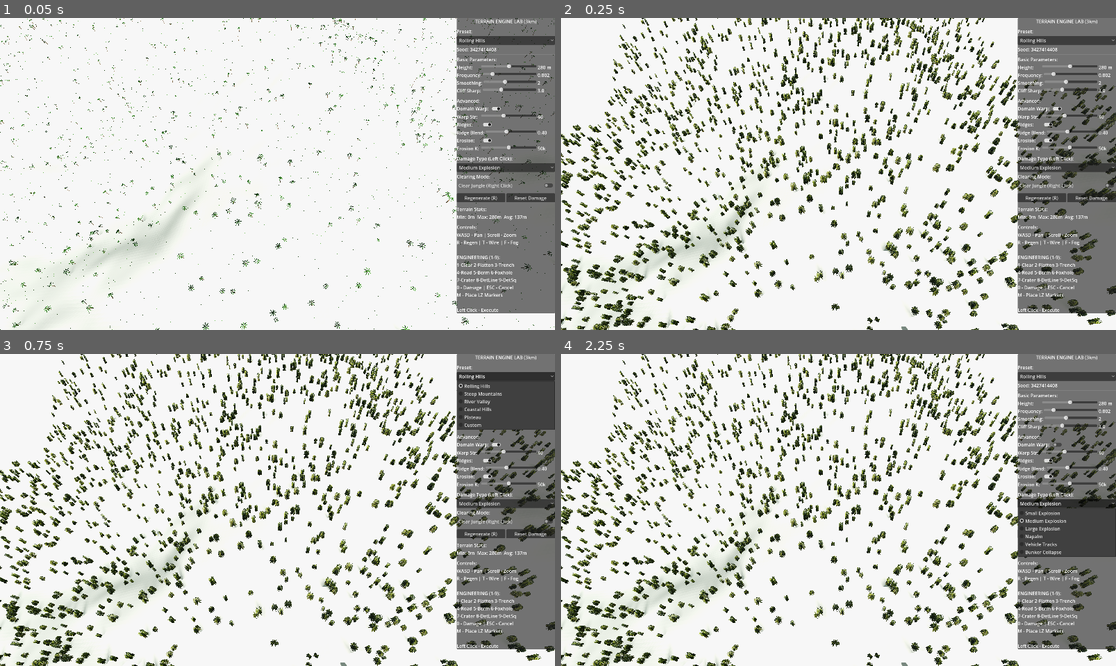
Above: before the commit, frames 1-4 (two rows, left to right).
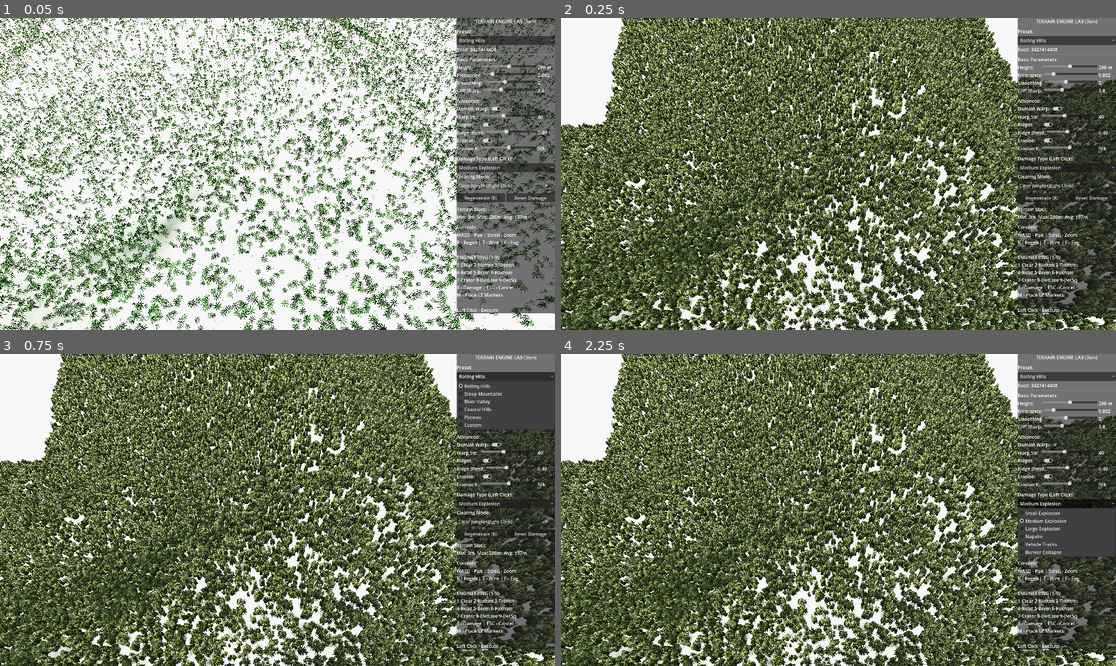
Above: after the commit, the same moments.

Repository: CDickensonGMaker/Terrain-Engine
Game: Godot game, scene res://scenes/terrain_lab.tscn
Same seed, same stepped clock (60 frames per second), same inputs: the game is played once before the commit and once after it.
Inputs (mouse positions are in pixels of both pictures, inside the frame that each line leads up to):
- Up to frame 1 (0.05 s): no input
- Up to frame 2 (0.25 s): no input
- Up to frame 3 (0.75 s): click "Rolling Hills" at 0.5 s
- Up to frame 4 (2.25 s): click (1054, 444) at 1.27 s; click "Medium Explosion" at 2 s

The runs differ from the first frame. In frame 1, 25% of the frame differs, in the area x 0-100%, y 0-100%; in frame 2, 80%; in frame 3, 80%; in frame 4, 78%.

Commit message:
Task 3: Thicker jungle with organic clumping
Restore vegetation density for realistic Vietnam jungle:

vegetation_manager.gd:
- Increase TYPE_PROPS density values across all terrain types
- HEAVY_JUNGLE: 80% chance, 2-4 trees (was 20%, 0-1)
- MEDIUM_JUNGLE: 55% chance, 1-3 trees (was 12%, 0-1)
- LIGHT_JUNGLE: 30% chance, 1-2 trees (was 10%, 0-1)

billboard_vegetation.gd:
- Increase BILLBOARDS_PER_CHUNK from 240 to 6000 (candidate pool)
- Add TIER_ACCEPT dictionary for per-terrain-type acceptance rates
- Add FastNoiseLite density noise for organic thickets/gaps
- Bake accept_roll and clump factor into placement cache
- Modulate acceptance by clump (0.35x-1.65x) for natural variation

Result: ~1500 trees and ~4500 billboards per chunk (was ~70 trees,
~220 billboards). Heavy jungle now reads as impenetrable wall.

Co-Authored-By: Claude Opus 4.5 <noreply@anthropic.com>

Diff:
--- a/vegetation/billboard_vegetation.gd
+++ b/vegetation/billboard_vegetation.gd
@@ -6,7 +6,17 @@
 
 const BILLBOARD_RANGE_MIN := 80.0   # Start showing billboards
 const BILLBOARD_RANGE_MAX := 800.0  # Stop showing billboards (extended range, no fog)
-const BILLBOARDS_PER_CHUNK := 240   # Very high density for thick jungle feeling
+const BILLBOARDS_PER_CHUNK := 6000  # High candidate pool - most filtered by terrain type
+
+# Per-tier acceptance rates for billboards (0=CLEAR to 5=HEAVY_JUNGLE)
+const TIER_ACCEPT := {
+	0: 0.00,  # CLEAR
+	1: 0.00,  # RICE_PADDY
+	2: 0.05,  # GRASSLAND
+	3: 0.35,  # LIGHT_JUNGLE
+	4: 0.70,  # MEDIUM_JUNGLE
+	5: 0.95,  # HEAVY_JUNGLE
+}
 
 # Billboard meshes (trees, bamboo, bushes)
 var _tree_meshes: Array[ArrayMesh] = []
@@ -36,12 +46,21 @@
 # Chunk size
 var _chunk_size: float = 256.0
 
+# Density noise for organic clumping
+var _density_noise: FastNoiseLite
+
 # Update accumulator
 var _lod_accumulator: float = 0.0
 const LOD_UPDATE_INTERVAL := 0.1  # 10Hz
 
 
 func _ready() -> void:
+	# Initialize density noise for organic clumping
+	_density_noise = FastNoiseLite.new()
+	_density_noise.noise_type = FastNoiseLite.TYPE_PERLIN
+	_density_noise.frequency = 0.005
+	_density_noise.seed = 12345
+
 	_load_billboard_textures()
 	_create_billboard_meshes()
 
@@ -230,6 +249,9 @@
 		if bundle_z < 0 or bundle_z >= bundles_per_side:
 			continue
 
+		# Compute clump factor for organic variation (0..1)
+		var clump: float = (_density_noise.get_noise_2d(world_x, world_z) + 1.0) * 0.5
+
 		var height := 0.0
 		if heightmap and heightmap.has_method("sample_world"):
 			height = heightmap.sample_world(world_x, world_z)
@@ -245,6 +267,8 @@
 			"mesh_idx": mesh_idx,
 			"bundle_x": bundle_x,
 			"bundle_z": bundle_z,
+			"accept_roll": rng.randf(),  # Baked at build time, stable forever
+			"clump": clump,
 		})
 
 	_chunk_placements[coord] = placements
@@ -261,8 +285,15 @@
 		if bundle_idx >= vegetation_terrain.size():
 			continue
 		var terrain_type: int = vegetation_terrain[bundle_idx]
-		# Skip clear, rice paddy, and grassland areas
-		if terrain_type < 3:  # CLEAR, RICE_PADDY, GRASSLAND
+
+		# Get base acceptance rate for this terrain tier
+		var accept: float = TIER_ACCEPT.get(terrain_type, 0.0)
+		if accept <= 0.0:
+			continue
+
+		# Modulate acceptance by clump factor for organic thickets/gaps
+		var modulated: float = accept * (0.35 + 1.3 * p.clump)  # range ~0.35x..1.65x base
+		if p.accept_roll > modulated:
 			continue
 
 		if not transforms_by_mesh.has(p.mesh_idx):
--- a/vegetation/vegetation_manager.gd
+++ b/vegetation/vegetation_manager.gd
@@ -31,15 +31,14 @@
 
 # Terrain type properties: [tree_chance, tree_count_min, tree_count_max, blocks_los, move_speed]
 # move_speed: 1.0 = full speed, 0.5 = half speed, etc.
-# OPTIMIZED DENSITY for Intel UHD Graphics - 60% reduction
-# Fog + billboards provide density illusion at distance
+# RESTORED DENSITY - billboards provide thick jungle illusion at distance
 const TYPE_PROPS := {
-	TerrainType.CLEAR: [0.0, 0, 0, false, 1.0],
-	TerrainType.RICE_PADDY: [0.0, 0, 0, false, 0.4],      # Water/mud - very slow
-	TerrainType.GRASSLAND: [0.02, 0, 1, false, 0.95],     # Very sparse (was 0.05)
-	TerrainType.LIGHT_JUNGLE: [0.10, 0, 1, false, 0.8],   # Sparse (was 0.25)
-	TerrainType.MEDIUM_JUNGLE: [0.12, 0, 1, true, 0.5],   # Reduced (was 0.4, 1-2)
-	TerrainType.HEAVY_JUNGLE: [0.20, 0, 1, true, 0.3],    # Reduced (was 0.6, 1-2)
+	TerrainType.CLEAR:         [0.00, 0, 0, false, 1.0],
+	TerrainType.RICE_PADDY:    [0.00, 0, 0, false, 0.4],   # Water/mud - very slow
+	TerrainType.GRASSLAND:     [0.08, 0, 1, false, 0.95],  # Very sparse
+	TerrainType.LIGHT_JUNGLE:  [0.30, 1, 2, false, 0.8],   # Sparse
+	TerrainType.MEDIUM_JUNGLE: [0.55, 1, 3, true,  0.5],   # Moderate density
+	TerrainType.HEAVY_JUNGLE:  [0.80, 2, 4, true,  0.3],   # Dense canopy
 }
 
 # Loaded vegetation meshes
